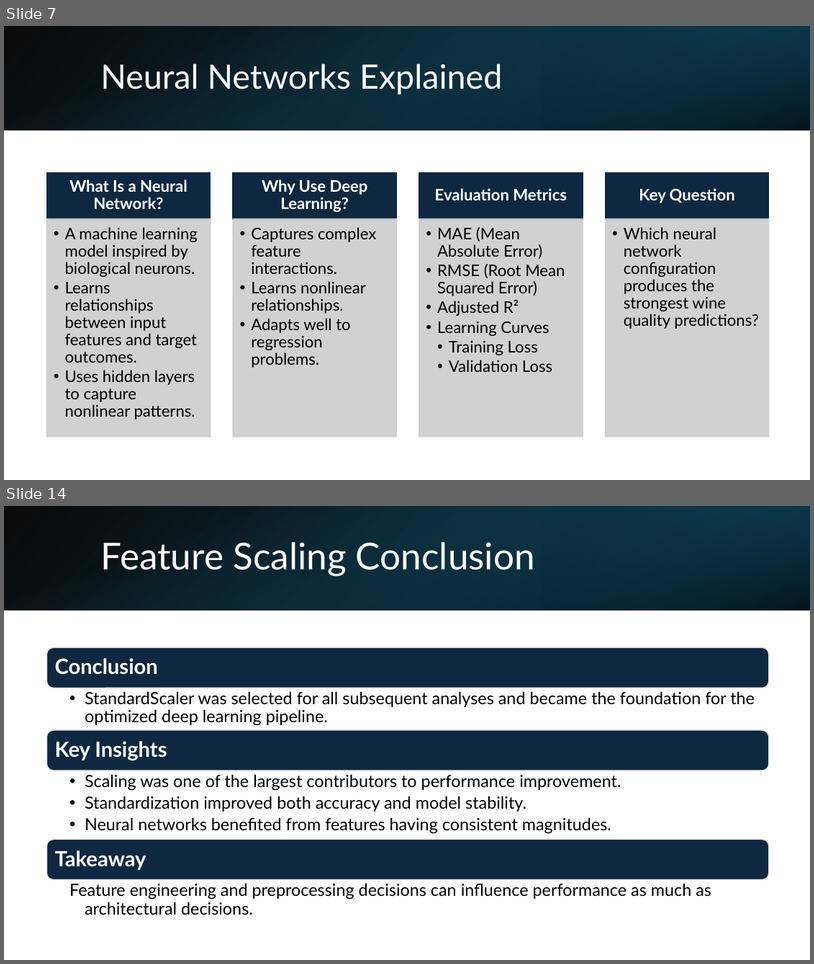
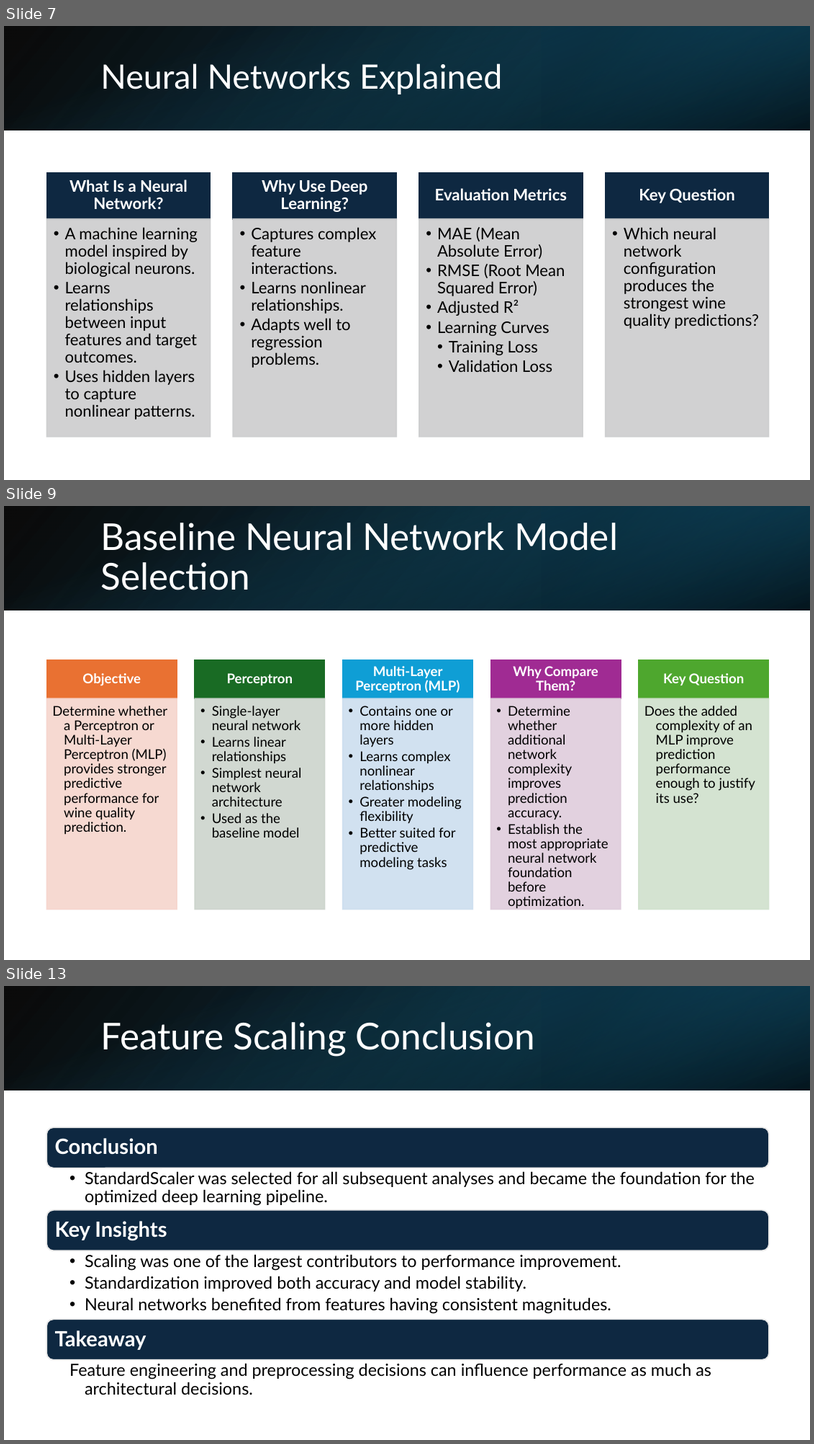
Before and after one commit to niecestroa/pro-ibm-ml-course-projects, a slide deck: neural-network-optimization/report/Deep Learning for Wine Quality Prediction.pptx. Shown one above the other, each under a label of ours: slides 7 and 14 before the commit, slides 7, 9 and 13 after it; the slides between them are not shown. The pictures are 814x964 and 814x1444 pixels, drawn with LibreOffice and Linux fonts; fonts in the diff are those of the drawing. Boxes give left, top, right and bottom in pixels: in the first picture for what was removed or moved away, otherwise in the second. Text is boxed around its words. In the diff, an @@ line names an element or a change of style, - is before the commit and + after.

```diff
--- a/neural-network-optimization/report/Deep Learning for Wine Quality Prediction.pptx
+++ b/neural-network-optimization/report/Deep Learning for Wine Quality Prediction.pptx
@@ slide 9 added at <box>4,506,810,960</box>, background #FFFFFF @@
@@ rectangle added at <box>4,506,810,610</box>, fill gradient #000000 to #104862 @@
@@ rectangle added at <box>4,506,810,610</box>, fill gradient #156082 to #000000 @@
@@ title added at <box>100,523,618,590</box>, 44 pt, text #FFFFFF @@
+Baseline Neural Network Model Selection
@@ rectangle added at <box>542,506,810,610</box>, fill gradient #0B3041 to #156082 @@
@@ group added at <box>47,660,769,909</box>: 10 rectangles, 10 texts @@
+Objective
+  Determine whether a Perceptron or Multi-Layer Perceptron (MLP) provides stronger predictive performance for wine quality prediction.
+Perceptron
+  • Single-layer neural network
+  • Learns linear relationships
+  • Simplest neural network architecture
+  • Used as the baseline model
+Multi-Layer Perceptron (MLP)
+  • Contains one or more hidden layers
+  • Learns complex nonlinear relationships
+  • Greater modeling flexibility
+  • Better suited for predictive modeling tasks
+Why Compare Them?
+  • Determine whether additional network complexity improves prediction accuracy.
+  • Establish the most appropriate neural network foundation before optimization.
+Key Question
+  Does the added complexity of an MLP improve prediction performance enough to justify its use?
@@ what was slide 14 is now slide 13 @@
```
Also in this commit, not shown: 20 slides changed, 4 other slides added, 6 slides removed, 6 other files.
